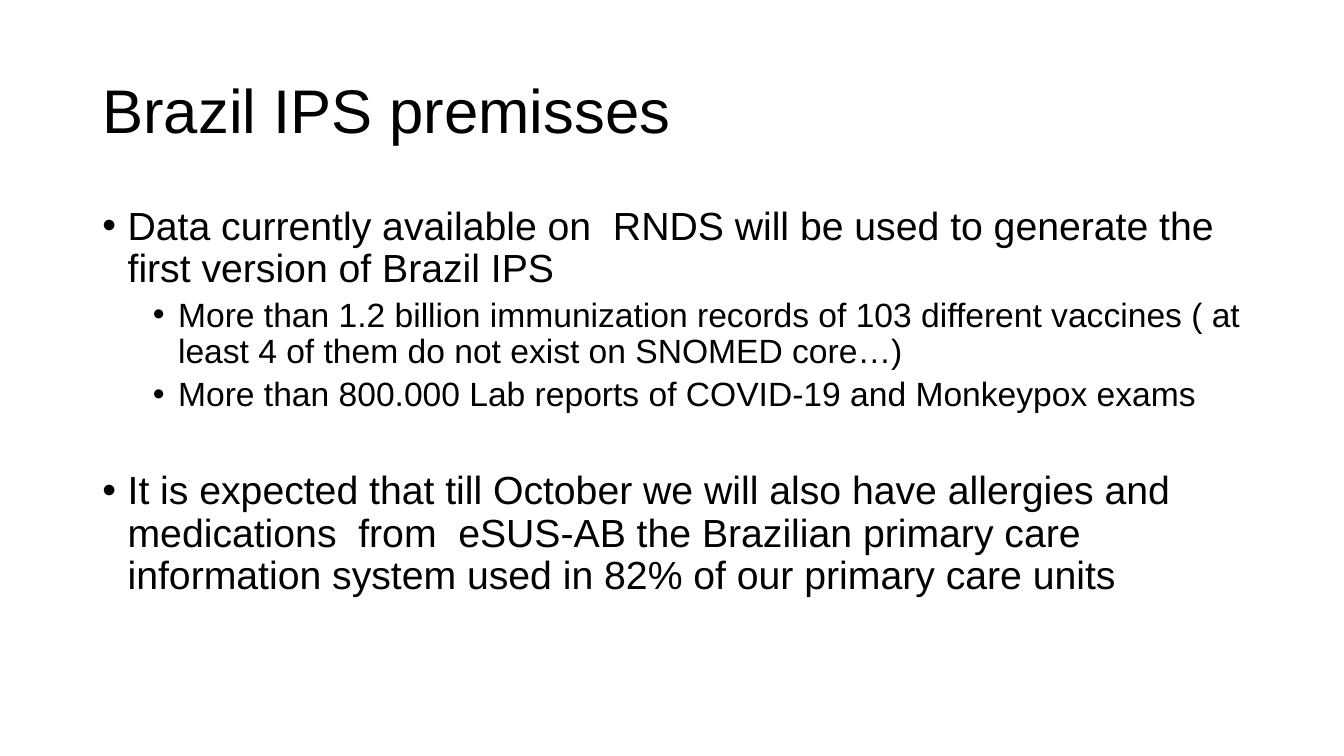
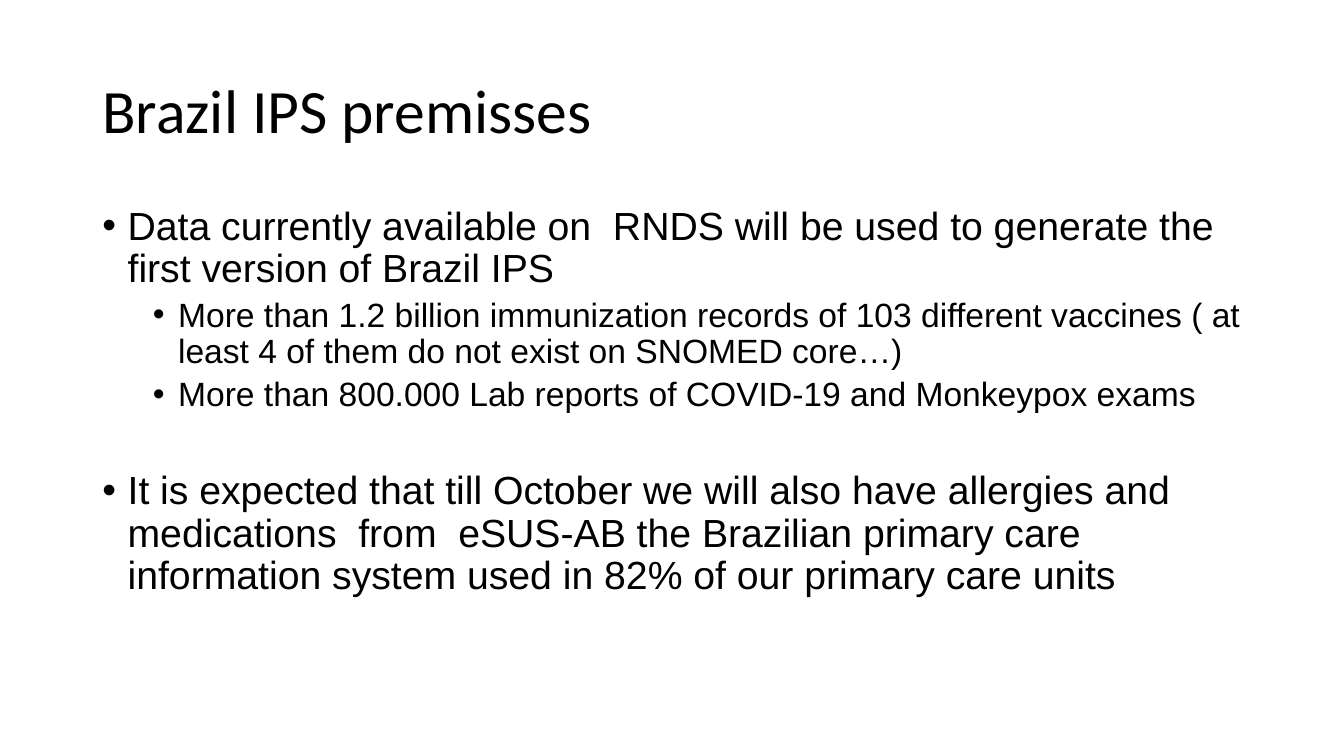
Before and after one commit to moaassis/https-git-codecommit.sa-east-1.amazonaws.com-v1-repos-ips-brasil-documentos, a slide deck: slide 1 of Gestão do Projeto/ApresentacoesProjeto/IPSBRasil_CurrentStatus.pptx. Drawn at 1344x756 pixels with LibreOffice and Linux fonts; fonts in the diff are those of the drawing. Boxes give left, top, right and bottom in pixels: in the first picture for what was removed or moved away, otherwise in the second. Text is boxed around its words. In the diff, an @@ line names an element or a change of style, - is before the commit and + after.

```diff
--- a/Gestão do Projeto/ApresentacoesProjeto/IPSBRasil_CurrentStatus.pptx
+++ b/Gestão do Projeto/ApresentacoesProjeto/IPSBRasil_CurrentStatus.pptx
@@ title "Brazil IPS premisses" at bbox=[102, 90, 592, 143]: font Arial to Calibri @@
```
Also in this commit, not shown: 1 other slide changed, 10 other files.
